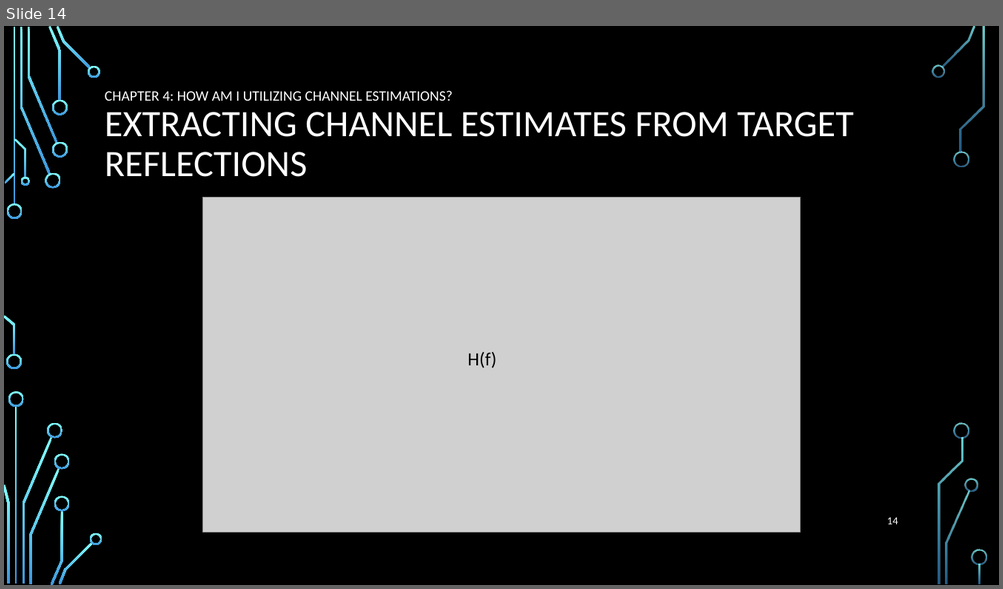
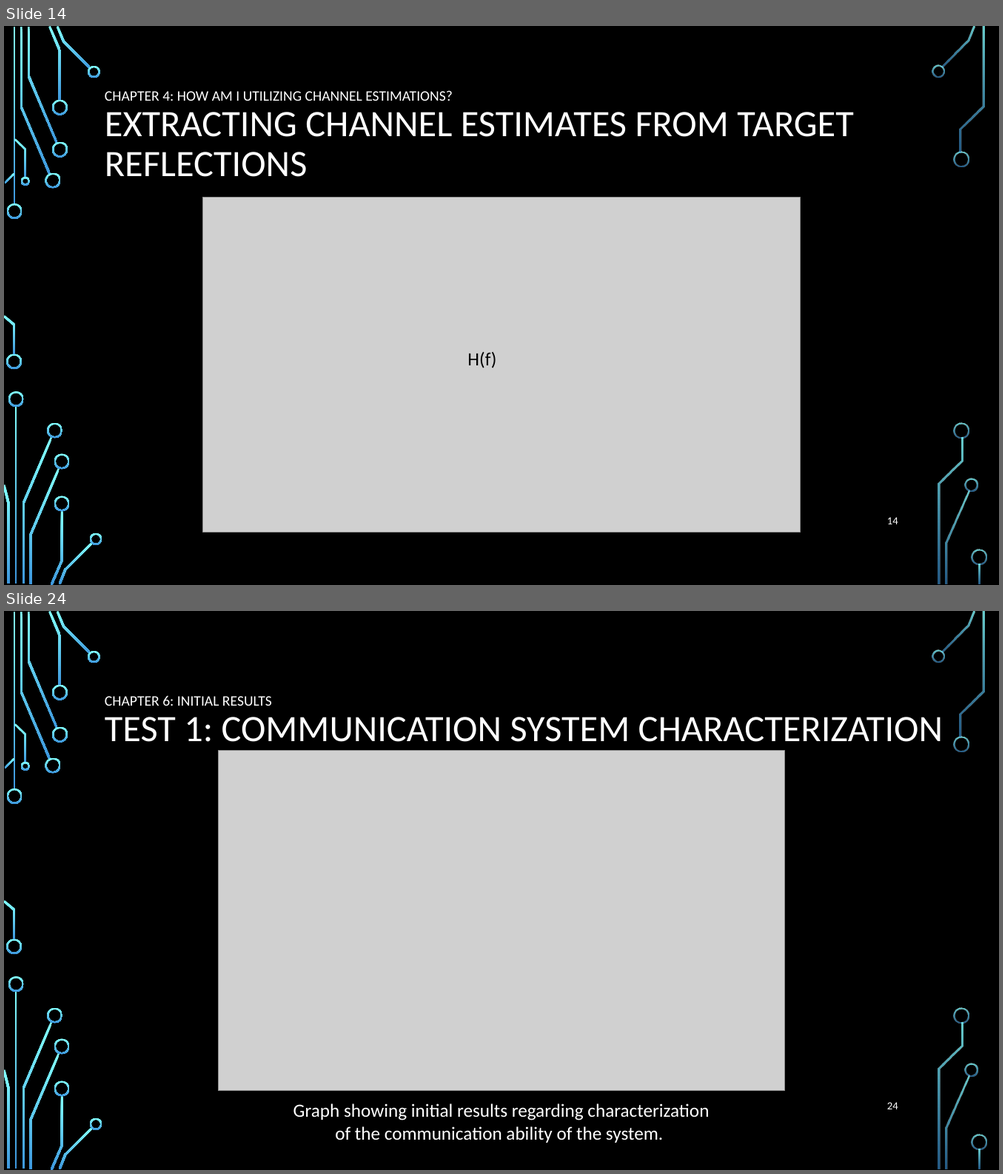
Before and after one commit to roryschram/masters, a slide deck: presentations/SARIG/sarig_rory_schram.pptx. Shown one above the other, each under a label of ours: slide 14 before the commit, slides 14 and 24 after it; the slides between them are not shown. The pictures are 1003x589 and 1003x1174 pixels, drawn with LibreOffice and Linux fonts; fonts in the diff are those of the drawing; grey boxes stand for pictures; background and template pictures are left out. Boxes give left, top, right and bottom in pixels: in the first picture for what was removed or moved away, otherwise in the second. Text is boxed around its words. In the diff, an @@ line names an element or a change of style, - is before the commit and + after.

```diff
--- a/presentations/SARIG/sarig_rory_schram.pptx
+++ b/presentations/SARIG/sarig_rory_schram.pptx
@@ slide 24 added at (4,611,999,1170), background picture (left out); not listed: 36 template elements that a slide beside it also shows @@
@@ title added at (105,695,942,742), 36 pt, text #FFFFFF @@
+CHAPTER 6: INITIAL RESULTS
+TEST 1: COMMUNICATION SYSTEM CHARACTERIZATION
@@ picture added at (218,751,785,1091) @@
@@ text added at (293,1104,708,1143), 18 pt, text #FFFFFF @@
+Graph showing initial results regarding characterization
+of the communication ability of the system.
@@ page number added at (887,1102,898,1110), 10.5 pt, text #FFFFFF @@
+24
```
Also in this commit, not shown: 2 slides changed, 14 other slides added, 18 slides removed.
